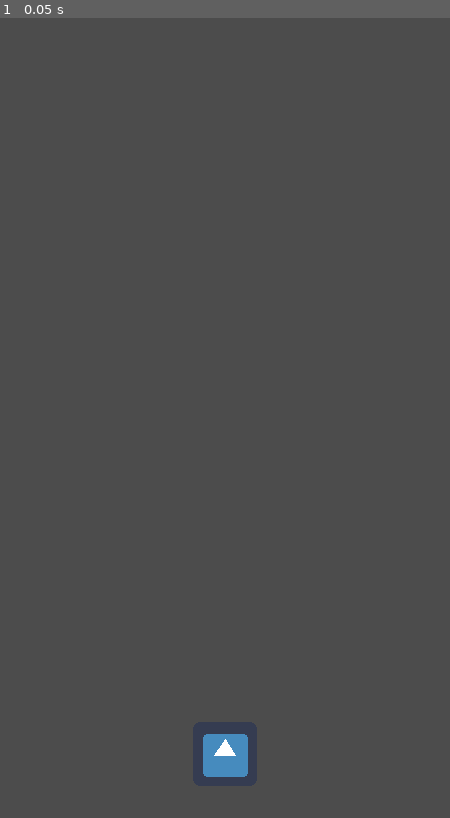
Above: before the commit, frame 1.
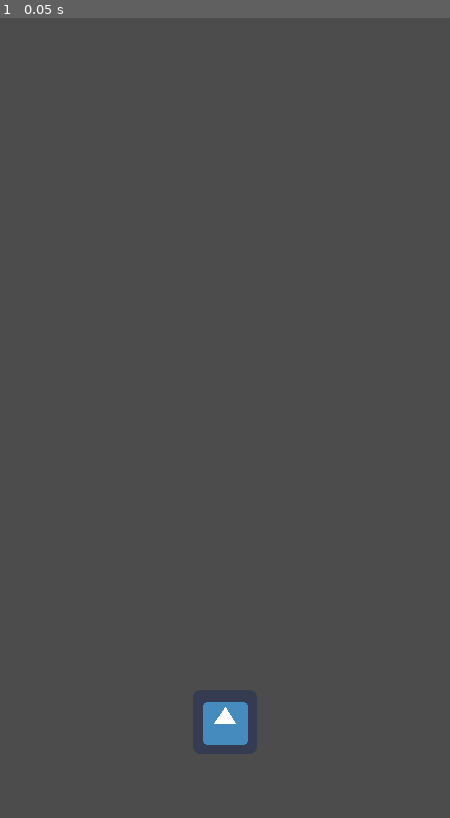
Above: after the commit, the same moment.

Repository: Jugendhackt/SWTU
Game: Godot game, scene res://scenes/PlasticLevel.tscn
Same seed, same stepped clock (60 frames per second), same inputs: the game is played once before the commit and once after it. This scene is started directly instead of the project's main scene. The engine's default icon, where the game draws it, is replaced by a stand-in: a white triangle on a blue panel in a dark square.
Inputs:
- Up to frame 1 (0.05 s): no input

The runs differ from the first frame. In frame 1, 0.8% of the frame differs, in the area x 45-56%, y 85-95%.

Commit message:
working on player movement

Diff:
--- a/SWTU/scenes/Player.gd
+++ b/SWTU/scenes/Player.gd
@@ -1,5 +1,30 @@
 extends KinematicBody2D
 export var speed = 200
 
+var windowSizeX = OS.get_real_window_size().x
+var windowSizeZ = OS.get_real_window_size().y
+var mState = 1
+
+var moving_left = 0
+var standing = 1
+var moving_right = 2
+
+var rails = []
+
+func getInput():
+	var target = position.x
+	if(Input.is_action_pressed("ui_left")):
+		mState = moving_left
+		for rail in rails:
+			if rail < position.x:
+				target = rail
+	if(Input.is_action_pressed("ui_right")):
+		mState = moving_right
+		for rail in rails:
+			if rail > position.x:
+				target = rail
+				break
+
 func _ready():
-	pass
+	for i in range(get_parent().railcount):
+		rails.append(windowSizeX/3 * i + get_parent().offsetX)
--- a/SWTU/scenes/Sprite.gd
+++ b/SWTU/scenes/Sprite.gd
@@ -1,7 +1,7 @@
 extends Sprite
 
 var startX = OS.get_real_window_size().x / 2
-var startY = OS.get_real_window_size().y - texture.get_size().y
+var startY = OS.get_real_window_size().y - 1.5 * texture.get_size().y
 
 func _ready():
 	var startPosition = Vector2(startX,startY)
--- a/SWTU/scenes/plastic_spawns.gd
+++ b/SWTU/scenes/plastic_spawns.gd
@@ -2,14 +2,12 @@
 
 var windowSizeY = OS.get_real_window_size().y
 var windowSizeX = OS.get_real_window_size().x
-
 var spawnY = windowSizeY - windowSizeY/6
-var spawnOffsetX = windowSizeX/6
 
 func _ready():
 	var children = get_children()
-	for i in range(3):
-		var spawnX = windowSizeX/3 * i + spawnOffsetX
-		var offset = Vector2(spawnX,spawnY)
+
+	for i in range(get_parent().railcount):
+		var spawnX = windowSizeX/3 * i + get_parent().offsetX
+		var offset = Vector2(spawnY,spawnX)
 		children[i].translate(offset)
-	pass
--- a/SWTU/scripts/PlasticLevel.gd
+++ b/SWTU/scripts/PlasticLevel.gd
@@ -1,12 +1,10 @@
 extends "res://scripts/Level.gd"
 
 export var railcount = 3
-var rails = []
 
 var windowSizeX = OS.get_real_window_size().x
 var windowSizeY = OS.get_real_window_size().y
-var offsetX = windowSizeX/(railcount*2)
+export var offsetX: float = windowSizeX/(railcount*2)
 
 func _ready():
-	for i in range(railcount):
-		rails.append(windowSizeX/3 * i + offsetX)
+	pass
